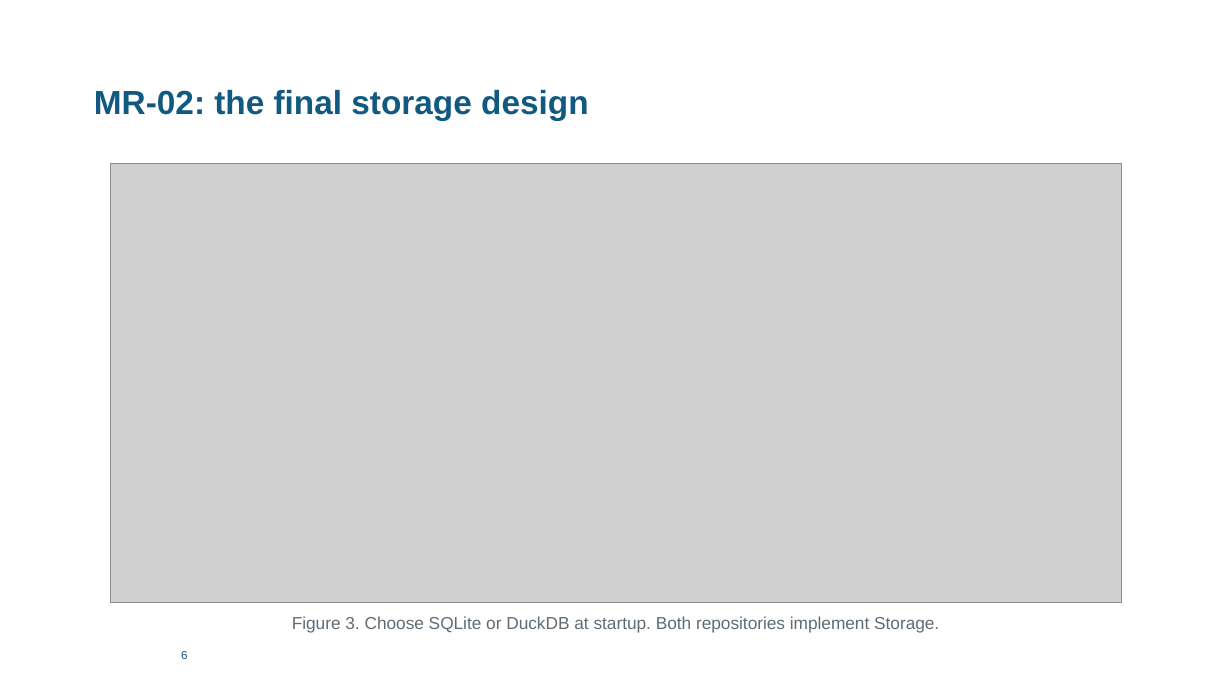
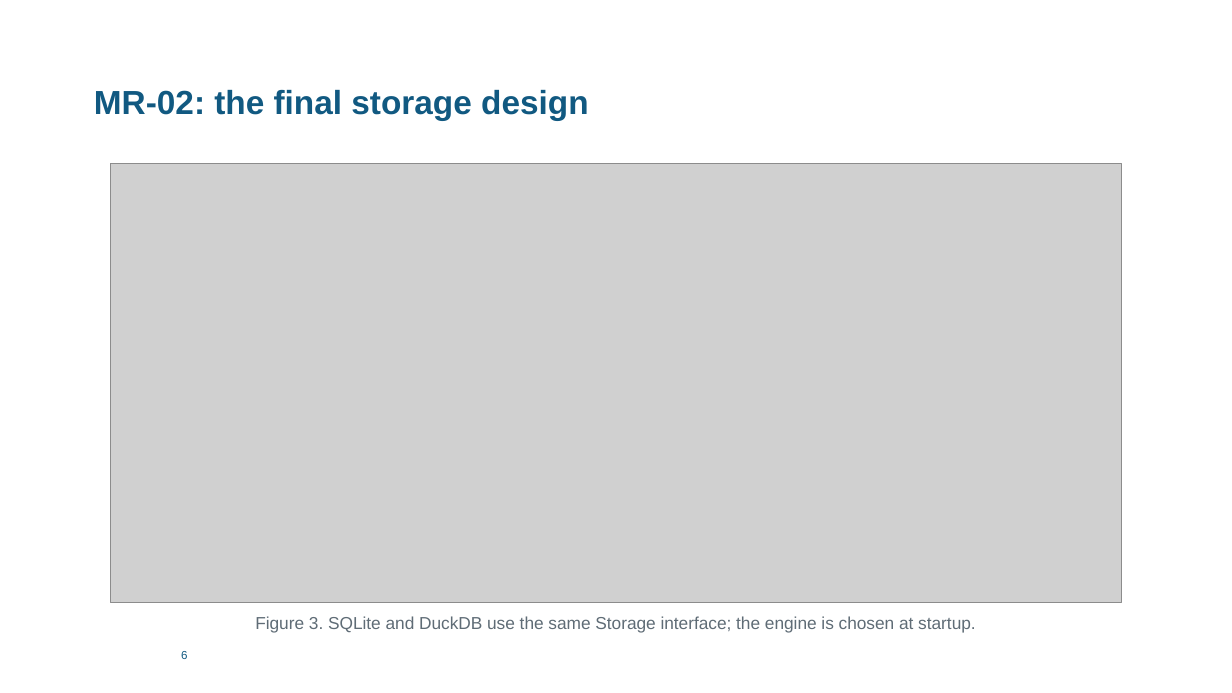
Before and after one commit to jurialamri6-eng/SE431-repository, a slide deck: slide 8 of Presentation/SE431_Presentation.pptx. Drawn at 1232x693 pixels with LibreOffice and Linux fonts; fonts in the diff are those of the drawing; grey boxes stand for pictures. Boxes give left, top, right and bottom in pixels: in the first picture for what was removed or moved away, otherwise in the second. Text is boxed around its words. In the diff, an @@ line names an element or a change of style, - is before the commit and + after.

```diff
--- a/Presentation/SE431_Presentation.pptx
+++ b/Presentation/SE431_Presentation.pptx
@@ text at [255,616,975,633]: text changed @@
-Figure 3. Choose SQLite or DuckDB at startup. Both repositories implement Storage.
+Figure 3. SQLite and DuckDB use the same Storage interface; the engine is chosen at startup.
```
Also in this commit, not shown: 11 other slides changed, 1 slide added, 1 slide removed, 55 other files.
